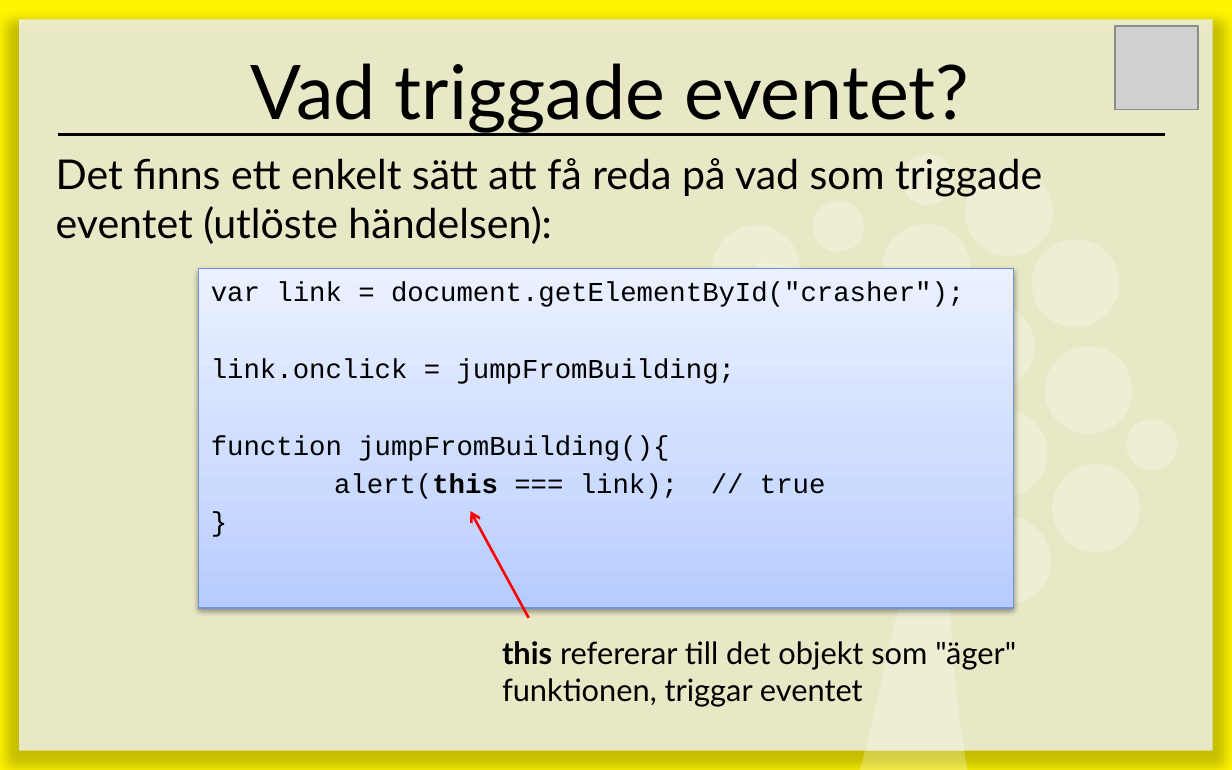
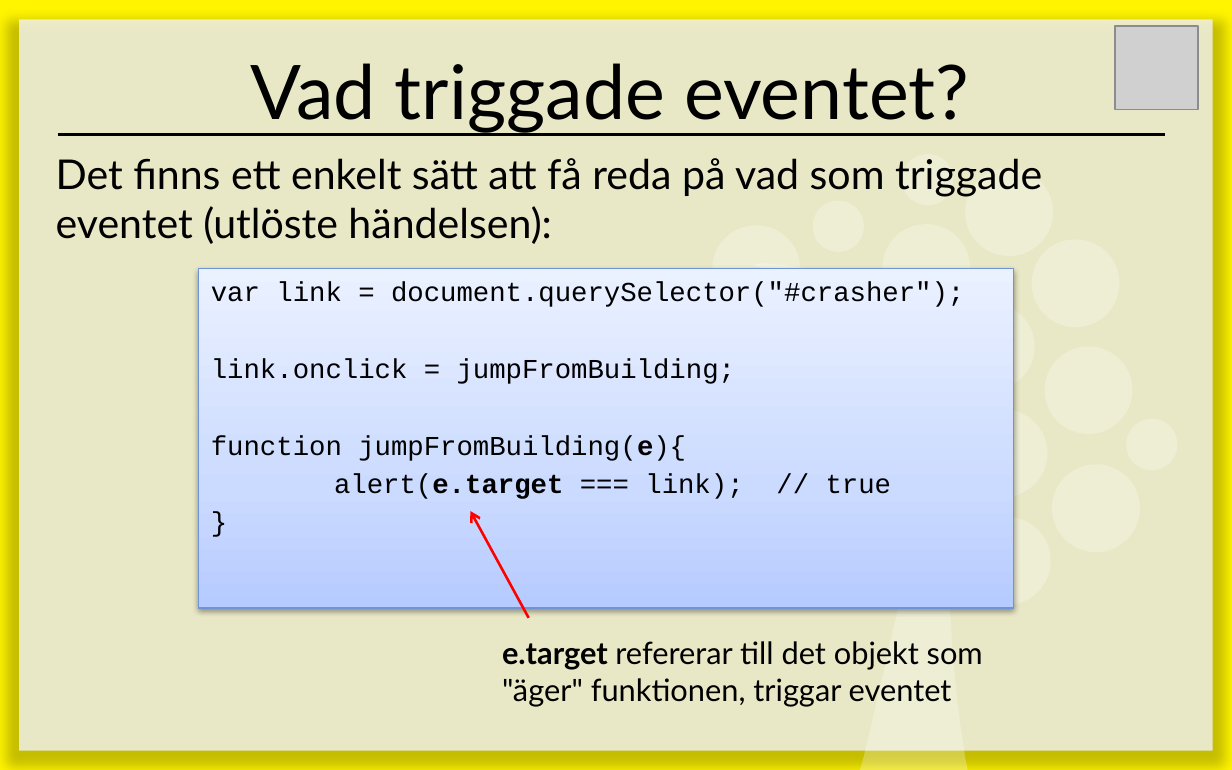
Before and after one commit to 1dv435/Kursmaterial, a slide deck: slide 30 of Föreläsningar/F07 - DOM.pptx (slide 42 before the commit). Drawn at 1232x770 pixels with LibreOffice and Linux fonts; fonts in the diff are those of the drawing; grey boxes stand for pictures. Boxes give left, top, right and bottom in pixels: in the first picture for what was removed or moved away, otherwise in the second. Text is boxed around its words. In the diff, an @@ line names an element or a change of style, - is before the commit and + after.

```diff
--- a/Föreläsningar/F07 - DOM.pptx
+++ b/Föreläsningar/F07 - DOM.pptx
@@ text in rectangle at (211, 282, 964, 307): text changed @@
-var link = document.getElementById("crasher");
+var link = document.querySelector("#crasher");
@@ text in rectangle at (211, 435, 892, 499): text changed @@
-function jumpFromBuilding(){
-alert(this === link); // true
+function jumpFromBuilding(e){
+alert(e.target === link); // true
@@ text at (502, 641, 983, 707): text changed @@
-this refererar till det objekt som "äger" funktionen, triggar eventet
+e.target refererar till det objekt som "äger" funktionen, triggar eventet
```
Also in this commit, not shown: 9 other slides changed, 2 slides added, 40 slides removed.
